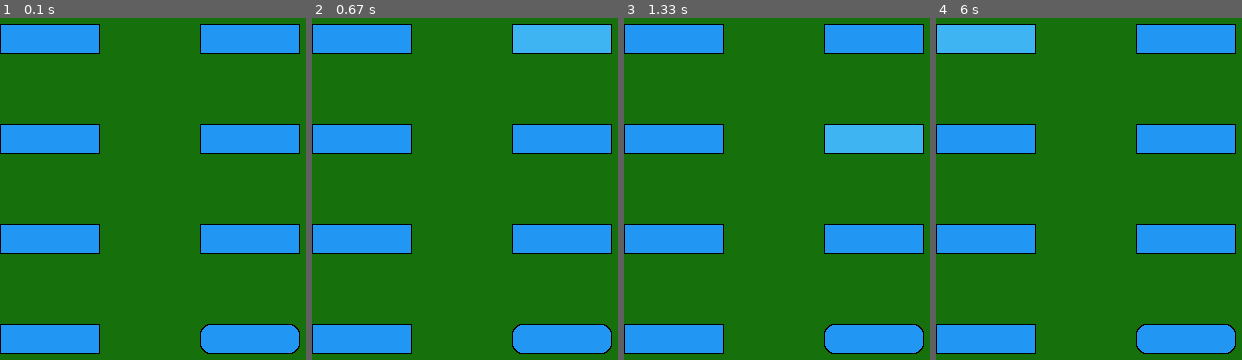
Above: before the commit, frames 1-4 (left to right).
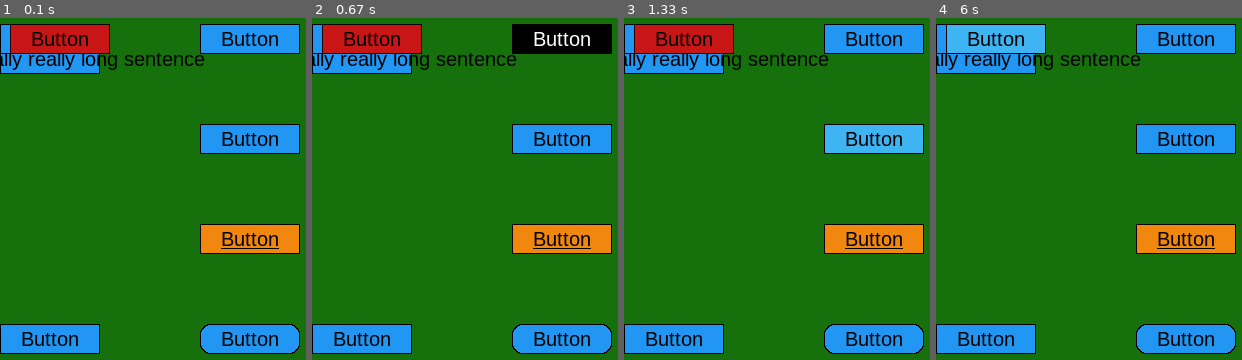
Above: after the commit, the same moments.

Repository: churchred/pygameGUI
Game: pygame game, started from main.py
Two runs of this game, one before a commit and one after it. Both use one fixed random seed, a clock stepped at 60 frames per second and the inputs below.
Inputs (mouse positions are in pixels of both pictures, inside the frame that each line leads up to):
- Up to frame 1 (0.1 s): no input
- Up to frame 2 (0.67 s): click (562, 38) at 0.38 s, where only the run after the commit has a clickable "Button"
- Up to frame 3 (1.33 s): click (874, 206) at 0.72 s; click (874, 137) at 1.05 s, where only the run after the commit has a clickable "Button"
- Up to frame 4 (6 s): click (outside the picture) at 1.38 s; click (1193, 226) at 2.22 s; click (1168, 89) at 2.55 s; click (1186, 339) at 2.88 s, where only the run after the commit has a clickable "Button"; click (outside the picture) at 3.22 s; click (1186, 339) at 4.05 s, where only the run after the commit has a clickable "Button"; click (1040, 76) at 4.38 s; click (997, 38) at 5.72 s, where only the run after the commit has a clickable "Button"

The runs differ from the first frame. In frame 1, 15% of the frame differs, in the area x 0-98%, y 1-96%; in frame 2, 17%; in frame 3, 15%; in frame 4, 13%.

Commit message:
Update
Finished the button element.
     - Added text options to it.

Changed the app-loop to account for multiple items stacking, and added a z-index to all elements.

Diff:
--- a/churchred_gui/button.py
+++ b/churchred_gui/button.py
@@ -3,6 +3,74 @@
 
 import pygame
 from .mouseClick import MouseClick
+
+
+class buttonText():
+  def __init__(self,
+               width, height, text="Text",
+               textColor=(0,0,0), font="Arial", fontSize=20,
+               underline=False, capitalize=False, toLowerCase=False, toUpperCase=False
+               ):
+
+    # Text to be printet
+    self.text = text
+
+    # Canvas size, used to center the text, i.e text background
+    self.width = width
+    self.height = height
+
+    # Text appearance
+    self.font = font
+    self.fontSize = fontSize
+    self.textColor = textColor
+
+    # Text decoration
+    self.transformText = {
+      "underLine"  : underline,
+      "capitalize" : capitalize,
+      "toLowerCase": toLowerCase,
+      "toUpperCase": toUpperCase
+    }
+
+    self.setText(self.text)
+
+  def setText(self, text):
+
+    # Makes a new element so we dont change the given text,
+    # just in case we need it fresh at somepoint
+    self.prossesedText = text
+
+    # Adds text transformations
+    if self.transformText['capitalize'] == True:
+      self.prossesedText = text.capitalize()
+    if self.transformText['toUpperCase'] == True:
+      self.prossesedText = text.upper()
+    if self.transformText['toLowerCase'] == True:
+      self.prossesedText = text.lower()
+
+    # Making the text and getting it's size
+    self.myFont = pygame.font.SysFont(self.font, self.fontSize)
+
+    # Makes the text element
+    self.textElement = self.myFont.render(self.prossesedText, 1, (self.textColor))
+
+    # Get size of text element
+    self.textWidth, self.textHeight = self.textElement.get_width(), self.textElement.get_height()
+
+  def run(self, screen, location):
+
+    # Centers the text within the button element
+    x = location[0] + (self.width)/2 - self.textWidth/2
+    y = location[1] + (self.height)/2 - self.textHeight/2
+
+    # Draws the text
+    screen.blit(self.textElement, (x, y))
+
+    # Adds underline if neeeded
+    if self.transformText['underLine'] == True:
+      pygame.draw.rect(screen, self.textColor, (x, y+self.textHeight*0.9, self.textWidth, 1))
+
+
 
 class Button():
   def __init__(self,
@@ -14,9 +82,14 @@
 
                borderWidth=1, borderColor=(0,0,0), borderRadius=0,
 
-               font='Arial', fontSize=16, clickSink=1,
-
-               text="Button", id=None, content=None):
+               font='Arial', fontSize=20, clickSink=1,
+
+               capitalize=False, toLowerCase=False, toUpperCase=False, underLine=False,
+
+               text="Button", id=None, content=None, zIndex=0):
+
+
+
 
     # Location
     self.x = x
@@ -25,6 +98,20 @@
     # Size
     self.width = width
     self.height = height
+
+    # Store text-related attributes in a dictionary
+    self.textParams = {
+        "text": text, "width": self.width, "height": self.height,
+        "font": font, "fontSize": fontSize, "textColor": textColor,
+        "capitalize": capitalize, "toLowerCase": toLowerCase,
+        "toUpperCase": toUpperCase, "underline": underLine
+    }
+
+    # Make the text elements
+    self.textHoverColor = textHoverColor
+    self.textColor = textColor
+    self.setText(text)
+
 
     # Border
     self.borderWidth = borderWidth
@@ -56,11 +143,18 @@
     # Type of element this is
     self.type = "Button"
 
+    # zIndex
+    self.zIndex = zIndex
+
+    # ID and content
+    self.id = id
+    self.content = content
+
 
   def run(self, screen, mouse):
 
     # The package with information that is to be returned to the main loop if needed
-    returnPackage = {"changeCursor":False, "cursor":self.cursor, "triggered":False, "content":None, "id":None, "type":self.type}
+    returnPackage = {"changeCursor":False, "cursor":self.cursor, "triggered":False, "content":self.content, "id":self.id, "type":self.type}
 
     # Check for hover and click
     self.mouseLogic.run((self.x, self.y), (self.width, self.height), mouse)
@@ -73,13 +167,18 @@
     if self.mouseLogic.isTriggered == True:
       returnPackage["triggered"] = True
 
+    return returnPackage
+
+
+  def draw(self, screen):
+
     # Adds a sinking effect to the button when clicked down
     if self.mouseLogic.clickDownTest == True:
       self.currentSink = self.clickSink
     else:
       self.currentSink = 0
 
-    # Draw the button
+    # Draw the button base on wether its being clicked, hovered, or just default.
     if self.mouseLogic.clickDownTest == True:
       self.drawButton(screen, self.clickColor, self.borderHoverColor)
     elif self.mouseLogic.hoverTest == True:
@@ -87,9 +186,12 @@
     else:
       self.drawButton(screen, self.backgroundColor, self.borderColor)
 
-
-    return returnPackage
-
+    # If we need text color to change on hover we print that text element instead
+    # Otherwise we print the normal one
+    if self.mouseLogic.hoverTest == True and self.textHoverColor != None:
+      self.textElementHover.run(screen, (self.x, self.y+self.currentSink))
+    else:
+      self.textElement.run(screen, (self.x, self.y+self.currentSink))
 
   def drawButton(self, screen, color, bord_col):
 
@@ -100,3 +202,18 @@
     # Draw the button
     pygame.draw.rect(screen, color, (self.x+self.borderWidth, self.y+self.borderWidth+self.currentSink,
 																		 self.width-self.borderWidth*2, self.height-self.borderWidth*2), border_radius=self.borderRadius)
+
+
+  def setText(self, text):
+
+      # Changes the text paramaters to what we want
+      self.textParams["text"] = text
+      self.textParams["textColor"] = self.textColor
+
+      # Create text elements
+      self.textElement = buttonText(**self.textParams)  # Unpacking dictionary
+
+      # If we need another text element for hovering, we make it as well
+      if self.textHoverColor is not None:
+          self.textParams["textColor"] = self.textHoverColor
+          self.textElementHover = buttonText(**self.textParams)
--- a/churchred_gui/screen.py
+++ b/churchred_gui/screen.py
@@ -91,17 +91,34 @@
     # The package of information about an object to be returned to main loop
     self.elementPackage = {'triggered'  : False}
 
-    # Loop through and draw all the elements on the screen ----------------------
+    targetElement = None
+
+    # Loop through and do the logic for each element, when we notice a hover we break loop.
     for element in self.screenElements:
       temp_package = element.run(self.screen, self.mouse)
 
       # If we are hovering an element then queue a change in the cursor
       if temp_package['changeCursor'] == True:
         self.cursor['new'] = temp_package['cursor']
+        targetElement = element
 
       # If an element is triggered
       if temp_package['triggered'] == True:
         self.elementPackage = temp_package
+
+      # If we are hovering something after the check then we dont need to check any other element.
+      # This is to stop logic from running on the bottom element when two or more are overlapping.
+      if targetElement != None:
+        break
+
+    # Reset other non-hovered elements
+    for element in self.screenElements:
+      if element != targetElement:
+        element.mouseLogic.resetChecks()
+
+    # Loop through the list of objects and draw them onto the screen
+    for element in reversed(self.screenElements):
+      element.draw(self.screen)
 
     # Change cursor based on given data. Change only occurs if new cursor is different from current one.
     if self.cursor['new'] != self.cursor['old']:
@@ -125,6 +142,9 @@
   def addElements(self, *args):
     for item in args:
       self.screenElements.append(item)
+
+    # Sort by Z-index, where highest is placed at the top of list
+    self.screenElements.sort(key=lambda x: x.zIndex, reverse=True)
 
 
   # The logic for screen resizing if enabled
--- a/main.py
+++ b/main.py
@@ -11,13 +11,13 @@
 
 
 window = Window(resizable=True, backgrounColor=colorIndex["greenDark"])
-btn = Button(y=100)
-btn2 = Button(y=200)
-btn3 = Button(y=300)
+btn = Button(x=10, y=100, zIndex=2, backgroundColor=colorIndex['red'], id='red')
+btn2 = Button(y=100, id="blue")
+btn3 = Button(y=120, text="This is a really really long sentence")
 btn4 = Button(y=400)
-btn5 = Button(y=100, x=200)
+btn5 = Button(y=100, x=200, textHoverColor=colorIndex['white'], hoverColor=colorIndex['black'])
 btn6 = Button(y=200, x=200)
-btn7 = Button(y=300, x=200)
+btn7 = Button(y=300, x=200, underLine=True, backgroundColor=colorIndex["orange"])
 btn8 = Button(y=400, x=200, borderRadius=10)
 
 window.addElements(btn, btn2, btn3, btn4, btn5, btn6, btn7, btn8)
Not shown, changed: README.md
